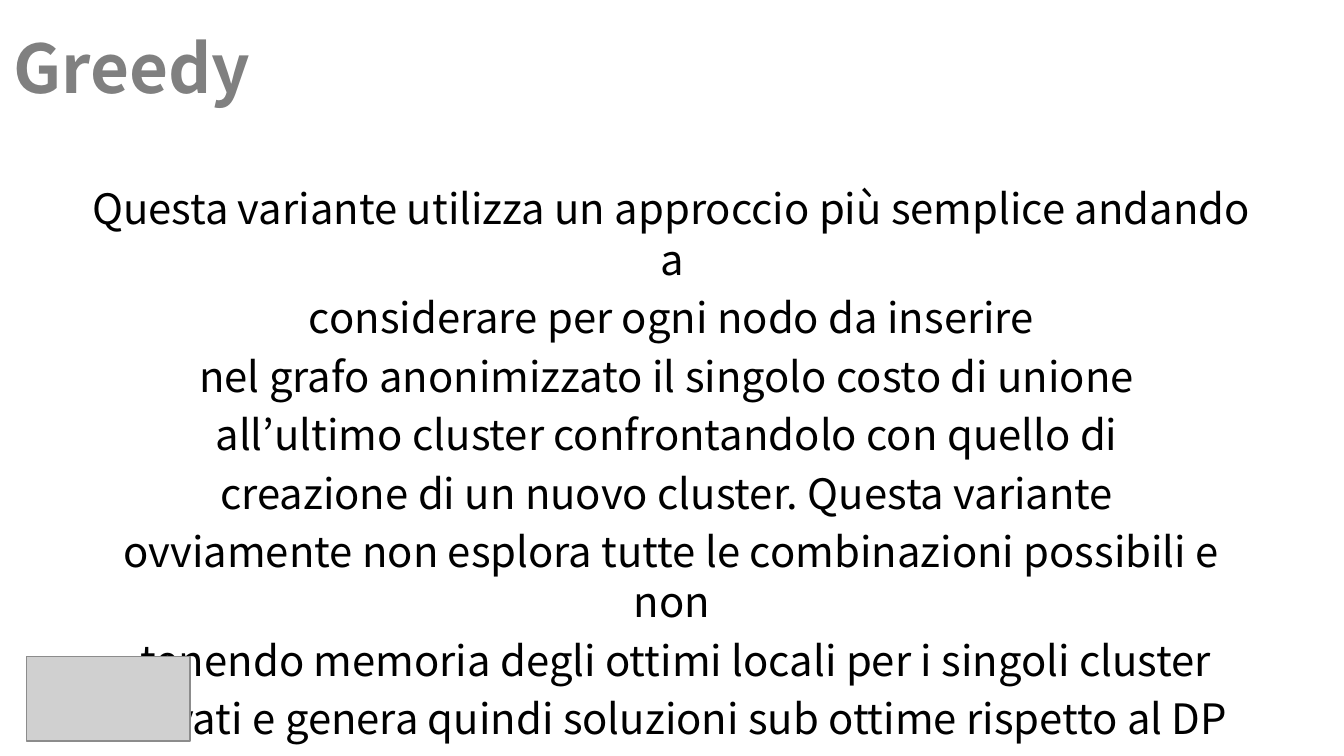
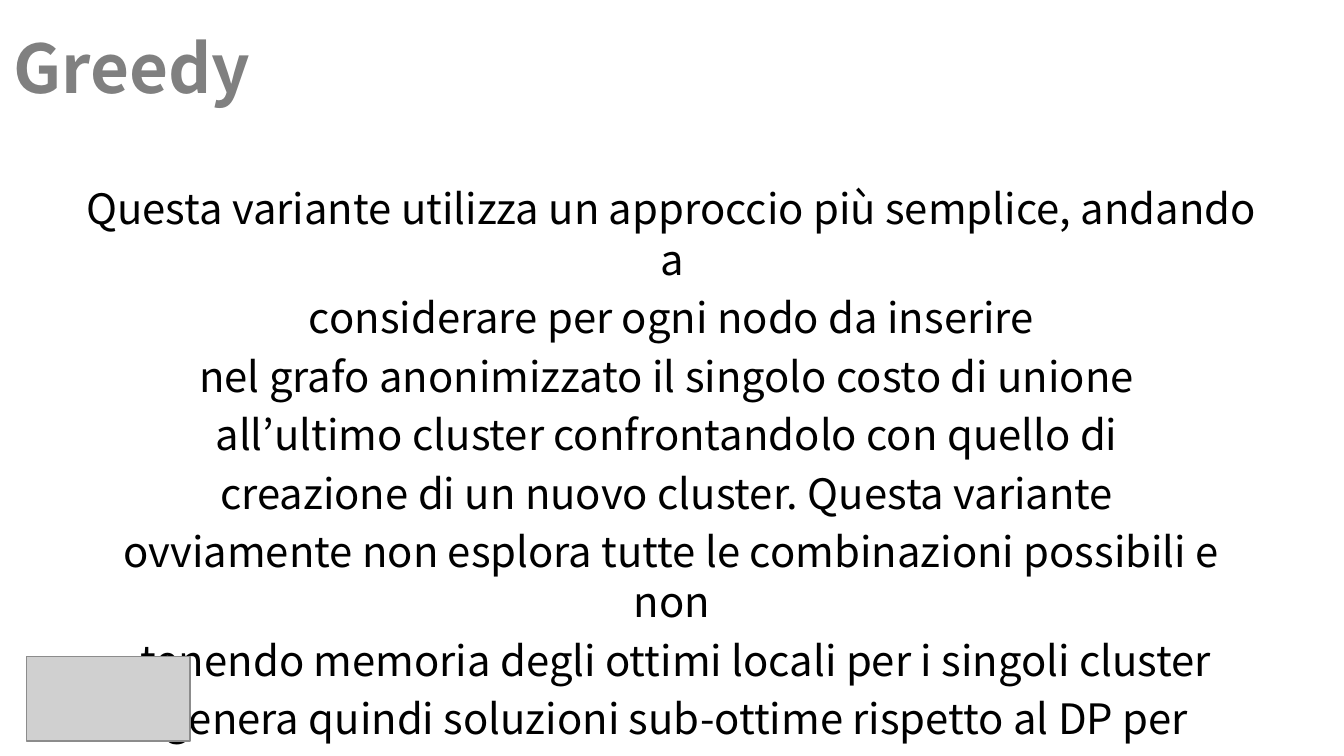
Before and after one commit to Navypowder/DP-P-project, a slide deck: slide 8 of Presentation/Towards_Identity_Anonymization_on_graph(K-degree anonymization).pptx. Drawn at 1344x756 pixels with LibreOffice and Linux fonts; fonts in the diff are those of the drawing; grey boxes stand for pictures; background and template pictures are left out. Boxes give left, top, right and bottom in pixels: in the first picture for what was removed or moved away, otherwise in the second. Text is boxed around its words. In the diff, an @@ line names an element or a change of style, - is before the commit and + after.

```diff
--- a/Presentation/Towards_Identity_Anonymization_on_graph(K-degree anonymization).pptx
+++ b/Presentation/Towards_Identity_Anonymization_on_graph(K-degree anonymization).pptx
@@ text at box(86, 187, 1256, 276): text changed @@
-Questa variante utilizza un approccio più semplice andando a
+Questa variante utilizza un approccio più semplice, andando a
@@ text at box(154, 692, 1188, 745): text changed @@
-trovati e genera quindi soluzioni sub ottime rispetto al DP per
+,genera quindi soluzioni sub-ottime rispetto al DP per
```
Also in this commit, not shown: 3 other slides changed.
